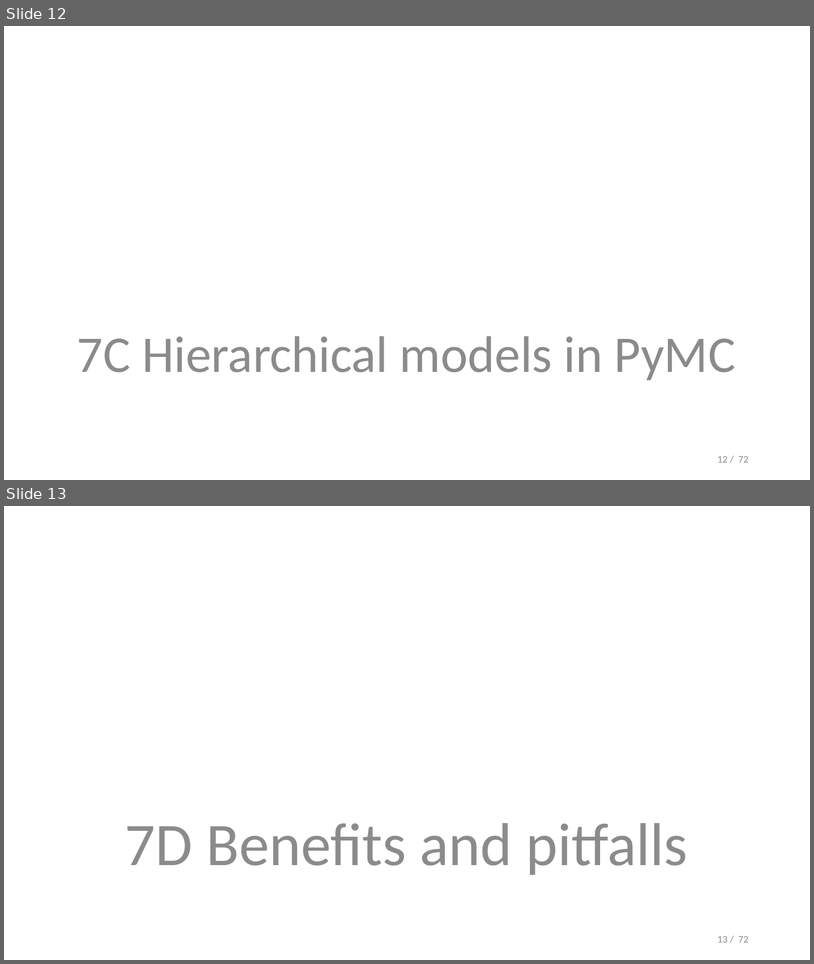
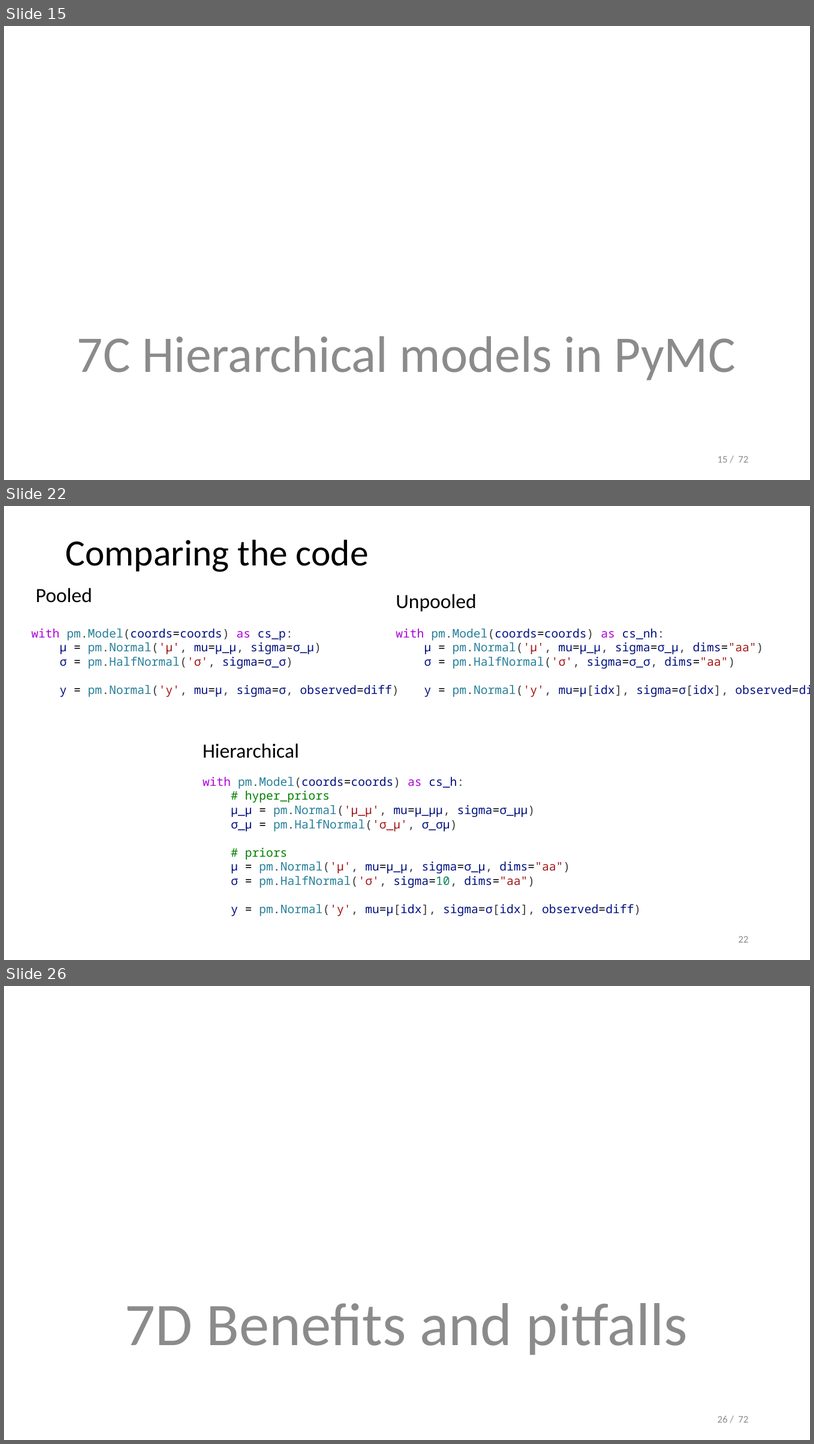
Before and after one commit to opherdonchin/StatisticalComputationAndAnalysis, a slide deck: Lectures/Lecture 7 Hierarchial models.pptx. Shown one above the other, each under a label of ours: slides 12 and 13 before the commit, slides 15, 22 and 26 after it; the slides between them are not shown. The pictures are 814x964 and 814x1444 pixels, drawn with LibreOffice and Linux fonts; fonts in the diff are those of the drawing. Boxes give left, top, right and bottom in pixels: in the first picture for what was removed or moved away, otherwise in the second. Text is boxed around its words. In the diff, an @@ line names an element or a change of style, - is before the commit and + after.

```diff
--- a/Lectures/Lecture 7 Hierarchial models.pptx
+++ b/Lectures/Lecture 7 Hierarchial models.pptx
@@ slide 22 added at [4,506,810,960], background #FFFFFF @@
@@ title added at [65,540,369,572], 44 pt, text #000000 @@
+Comparing the code
@@ text added at [36,588,92,603], 24 pt, text #000000 @@
+Pooled
@@ text added at [396,594,476,612], 24 pt, text #000000 @@
+Unpooled
@@ text added at [32,628,399,697], 14 pt, text #001080 @@
+with pm.Model(coords=coords) as cs_p:
+μ = pm.Normal('μ', mu=μ_μ, sigma=σ_μ)
+σ = pm.HalfNormal('σ', sigma=σ_σ)
+y = pm.Normal('y', mu=μ, sigma=σ, observed=diff)
@@ text added at [396,628,810,697], 14 pt, text #001080 @@
+with pm.Model(coords=coords) as cs_nh:
+μ = pm.Normal('μ', mu=μ_μ, sigma=σ_μ, dims="aa")
+σ = pm.HalfNormal('σ', sigma=σ_σ, dims="aa")
+y = pm.Normal('y', mu=μ[idx], sigma=σ[idx], observed=diff)
@@ text added at [203,743,299,758], 24 pt, text #000000 @@
+Hierarchical
@@ text added at [203,777,641,916], 14 pt, text #001080 @@
+with pm.Model(coords=coords) as cs_h:
+# hyper_priors
+μ_μ = pm.Normal('μ_μ', mu=μ_μμ, sigma=σ_μμ)
+σ_μ = pm.HalfNormal('σ_μ', σ_σμ)
+# priors
+μ = pm.Normal('μ', mu=μ_μ, sigma=σ_μ, dims="aa")
+σ = pm.HalfNormal('σ', sigma=10, dims="aa")
+y = pm.Normal('y', mu=μ[idx], sigma=σ[idx], observed=diff)
@@ page number added at [738,936,749,942], 12 pt, text #8C8C8C @@
+22
@@ what was slide 12 is now slide 15 @@
@@ page number at [718,456,749,462]: text changed @@
-12 / 72
+15 / 72
@@ what was slide 13 is now slide 26 @@
@@ page number at [718,1416,749,1422]: text changed @@
-13 / 72
+26 / 72
```
Also in this commit, not shown: 3 slides changed, 13 other slides added, 1 slide removed, 7 other files.
